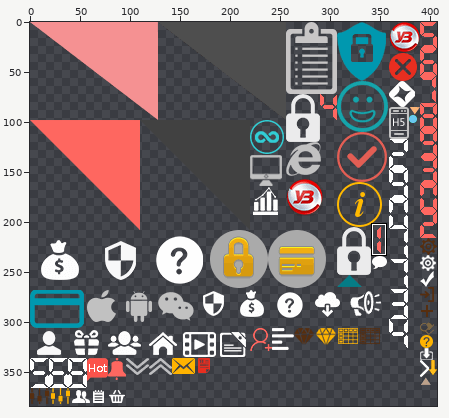
Two states of a sprite sheet, global-forehead_fh/src/base/images/sprite.png. The picture above shows the old version from afar; the outline marks the close-up.
Close-up. The starting point:
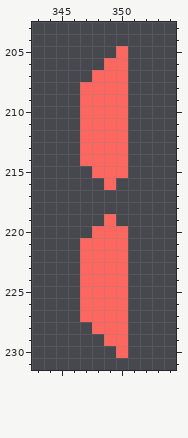
The file is 407x384 pixels. Pixels under 10% opacity are left out. Colours within 5 levels of each other are drawn and written as one. Shown: x 343..354, y 203..231. The commit also changed other parts of the picture, which this record leaves out.
After the commit:
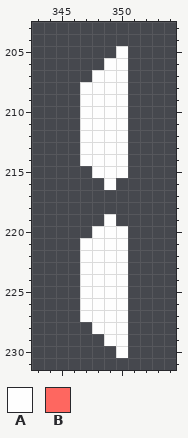
Palette (. is transparent): A #fefefe  B #fe6760
Change:
Colour A replaces colour B in row 205 at x 350; in row 206 at x 349 to 350; in row 207 at x 348 to 350; in rows 208 to 214 at x 347 to 350; in row 215 at x 348 to 350; in row 216 at x 349.
Colour A replaces colour B in row 219 at x 349; in row 220 at x 348 to 350; in rows 221 to 227 at x 347 to 350; in row 228 at x 348 to 350; in row 229 at x 349 to 350; in row 230 at x 350.
Where, in picture pixels (left, top, right, bottom), the same in both close-ups:
changed: (80, 46, 128, 358)
